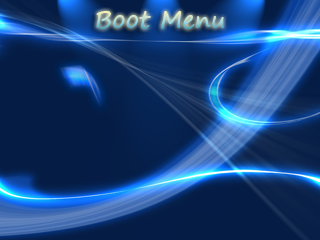
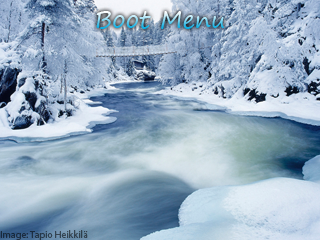
Before/after of a 320px x 240px layered artwork. What changed in the layer stack:
added layer "Image: Tapio Heikkilä" (54%) above "Layer 3" over (0, 230, 88, 240)
renamed "Layer 2" to "Layer 3", painted on it over (0, 0, 320, 240)
